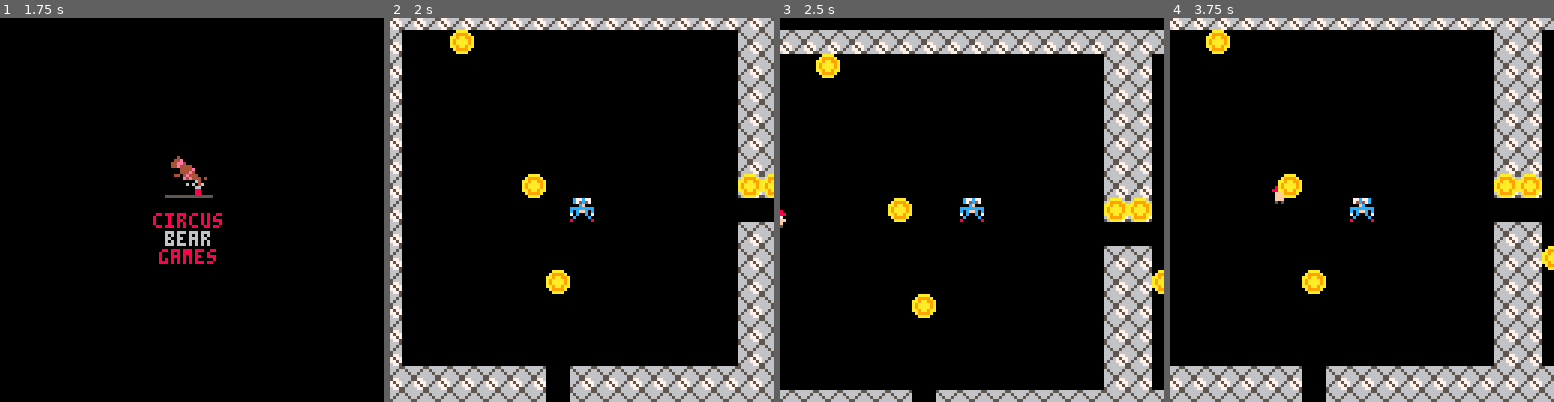
Above: before the commit, frames 1-4 (left to right).
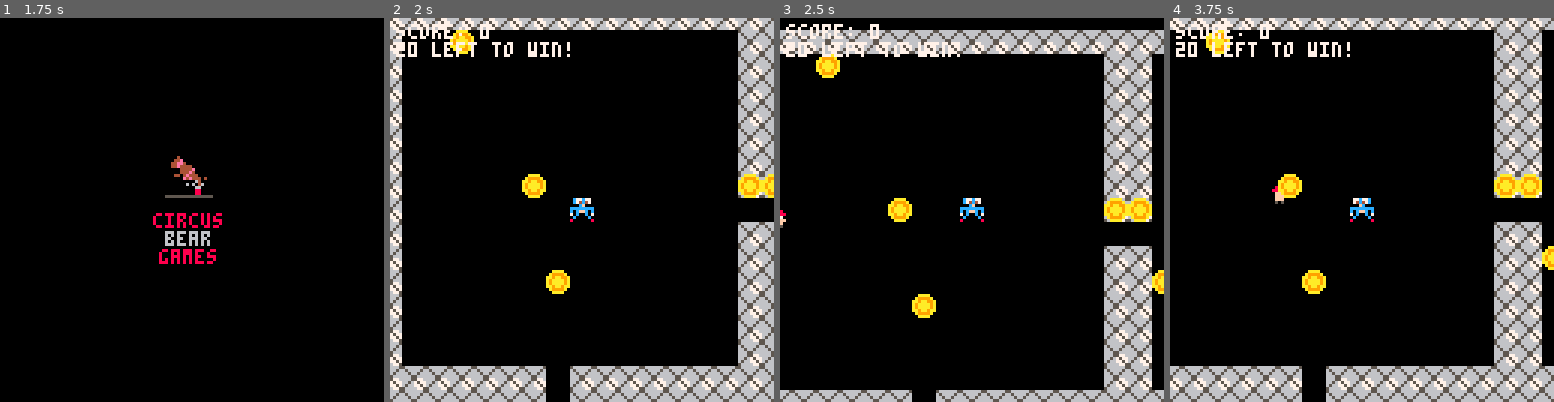
Above: after the commit, the same moments.

Repository: mrbryantguy/School-Route-Charlie
Game: PICO-8 cartridge Fast Game/lightning_spr.p8
The game is run twice, just before and just after one commit, with the same random seed, the same clock (stepped at 60 frames per second) and the same inputs.
Inputs:
- Up to frame 1 (1.75 s): hold Right from 1.6 s (still down)
- Up to frame 2 (2 s): keep holding Right
- Up to frame 3 (2.5 s): release Right at 2.1 s; hold Up 2.15-2.42 s; hold Right from 2.47 s (still down)
- Up to frame 4 (3.75 s): release Right at 3.03 s; hold Left 3.08-3.58 s; hold Down from 3.63 s (still down)

Frame 1 is identical in both runs. In frame 2, 1.0% of the frame differs, in the area x 1-47%, y 1-11%; in frame 3, 0.9%; in frame 4, 1.0%.

Commit message:
Added Token Collection
-Tokens can be collected
-Score added
-Target Score added as well
-Collecting token increments score

Diff:
--- a/Fast Game/lightning_spr.p8
+++ b/Fast Game/lightning_spr.p8
@@ -1,11 +1,13 @@
 pico-8 cartridge // http://www.pico-8.com
-version 34
+version 35
 __lua__
 -- init
 
 function _init()
 	-- variables
 	scene = "logo"
+	score = 0
+	winscore = 20
 	playerinit()
 
 	coins = {}
@@ -147,7 +149,14 @@
 	--wall collision
 
 
-
+	--token collection
+	for coin in all (coins) do
+	 if coin.x == p.x and coin.y == p.y then
+	  score += 1
+	  winscore -= 1
+	  del(coins, coin)
+	 end
+	end
 
 
 		local inputx = 0
@@ -189,9 +198,9 @@
 --maybe can use something like
 --this to make boxes spawn rand.
 
-
-
-
+--score printing
+print('score: '..score, cx+2,cy+2,7)
+print(winscore..' left to win!',cx+2,cy+8,7)
 
 end
 -->8
